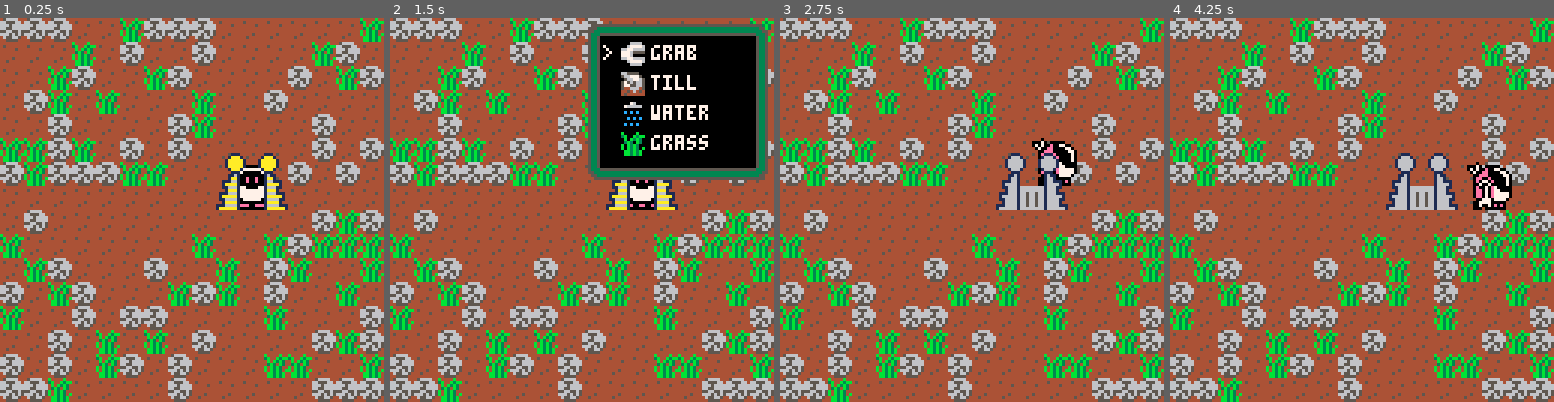
Above: before the commit, frames 1-4 (left to right).
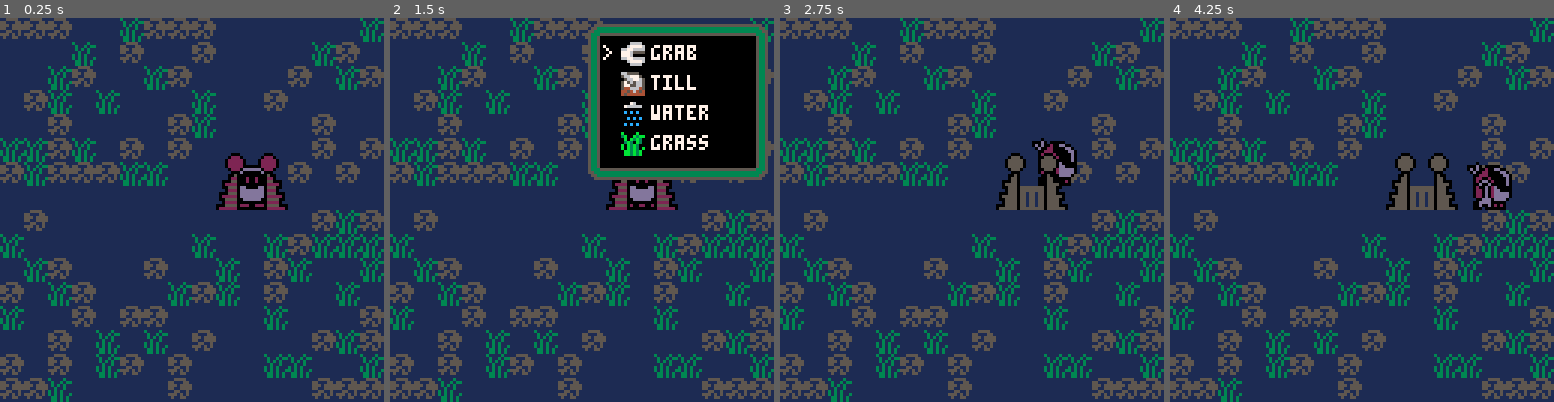
Above: after the commit, the same moments.

Repository: DeCarabas/pico_carts
Game: PICO-8 cartridge robo.p8
The game is run twice, just before and just after one commit, with the same random seed, the same clock (stepped at 60 frames per second) and the same inputs.
Inputs:
- Up to frame 1 (0.25 s): no input
- Up to frame 2 (1.5 s): tap X (X key) at 0.33, 1.07 s; tap O (Z key) at 0.7 s
- Up to frame 3 (2.75 s): hold Right 1.6-2.1 s; tap O (Z key) at 1.7, 2.1, 2.5 s; tap X (X key) at 1.85 s; hold Up 2.15-2.42 s; hold Right from 2.47 s (still down)
- Up to frame 4 (4.25 s): tap O (Z key) every 0.4 s from 2.9 to 4.1 s; tap X (X key) at 2.97, 4.08 s; release Right at 3.03 s; hold Left 3.08-3.58 s; hold Down 3.63-3.97 s; hold Right from 4.02 s (still down)

The runs differ from the first frame. In frame 1, 100% of the frame differs, in the area x 0-100%, y 0-100%; in frame 2, 81%; in frame 3, 99%; in frame 4, 99%.

Commit message:
[robo] If you fix my sunshine...

Diff:
--- a/robo.p8
+++ b/robo.p8
@@ -109,7 +109,7 @@
 -- fun!)
 function init_time()
  hour_inc=0.0036 --*100
- hour=16
+ hour=3
  day=0
 
  recharge_rate=100*hour_inc/4
@@ -834,7 +834,7 @@
  --       phase of moon?
  local sm={}
  for i=0,4   do sm[i]=3    end
- for i=5,8   do sm[i]=i-8  end
+ for i=5,8   do sm[i]=8-i  end
  for i=9,16  do sm[i]=0    end
  for i=17,19 do sm[i]=i-16 end
  for i=20,24 do sm[i]=3    end
@@ -1222,14 +1222,14 @@
 000000000000000066566566001aaaa1000000000000000000000000000000000000000000000000000000000000000000000000000000000000000000000000
 00000000000000006656656611166661000000000000000000000000000000000000000000000000000000000000000000000000000000000000000000000000
 0000000000000000666666661aaaaaa1000000000000000000000000000000000000000000000000000000000000000000000000000000000000000000000000
-cccccccccccccccccc53350000000500000000000000000000555500005555000055550000555500005555000055550000700000665555000006666000076000
-cccccccccccccccccc53350000000050000005000990909005777750057777500577755005777550057755500555555000600000566777500067777607666660
-cccc555555555555cc5335000000050500003350009999905777777557777755577775555777555557755555555555550c5a0b00056677656677666600000000
-ccc5533333333333cc5335000000500000099335099aa9005777777557777775577775555777555557755555555555550d2903f057565665777655550c0c0c00
-cc55333333333333cc5335000005000000998053009aa990577777755777777557777555577755555775555555555555011405e0577556657776000000000000
-cc53335555555555cc533500066500000998003009999900577777755777775557777555577755555775555555555555000500d0544666456677666600c0c0c0
-cc53350000000000cc53350067650000998000000909099005777750057777500577755005777550057755500555555000000020445464540067777600000000
-cc53350000000000cc5335007650000098000000000000000055550000555500005555000055550000555500005555000000001045444444000666600c0c0c00
+cccccccccccccccccc53350000000500000000000000000000555500005555000055550000555500005555000055550000000000665555000006666000076000
+cccccccccccccccccc53350000000050000005000990909005777750057777500577755005777550057755500555555000000000566777500067777607666660
+cccc555555555555cc53350000000505000033500099999057777775577777555777755557775555577555555555555500000000056677656677666600000000
+ccc5533333333333cc5335000000500000099335099aa9005777777557777775577775555777555557755555555555550000000057565665777655550c0c0c00
+cc55333333333333cc5335000005000000998053009aa99057777775577777755777755557775555577555555555555500000000577556657776000000000000
+cc53335555555555cc53350006650000099800300999990057777775577777555777755557775555577555555555555500000000544666456677666600c0c0c0
+cc53350000000000cc53350067650000998000000909099005777750057777500577755005777550057755500555555000000000445464540067777600000000
+cc53350000000000cc5335007650000098000000000000000055550000555500005555000055550000555500005555000000000045444444000666600c0c0c00
 000000000000000000000000b0000b00000000000000000000000000000000000000000000000000000000000000000000000000665555000000000000000000
 0000000000000000000000003b00b3bb000000000000000000000000000000000000000000000000000000000000000000000000566777500000000000000000
 00000000000000000000b0b00b0b3b30000000000000000000000000000000000000000000000000000000000000000000000000056677650000000000000000
